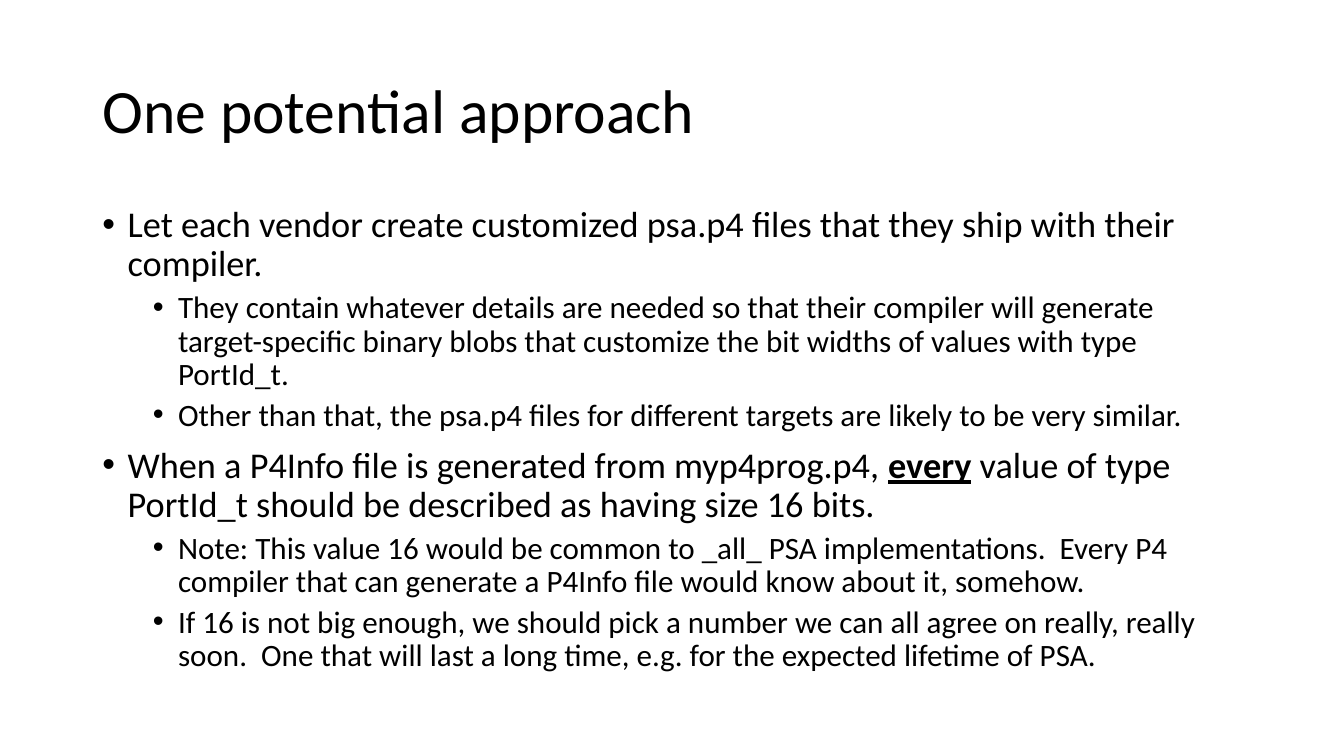
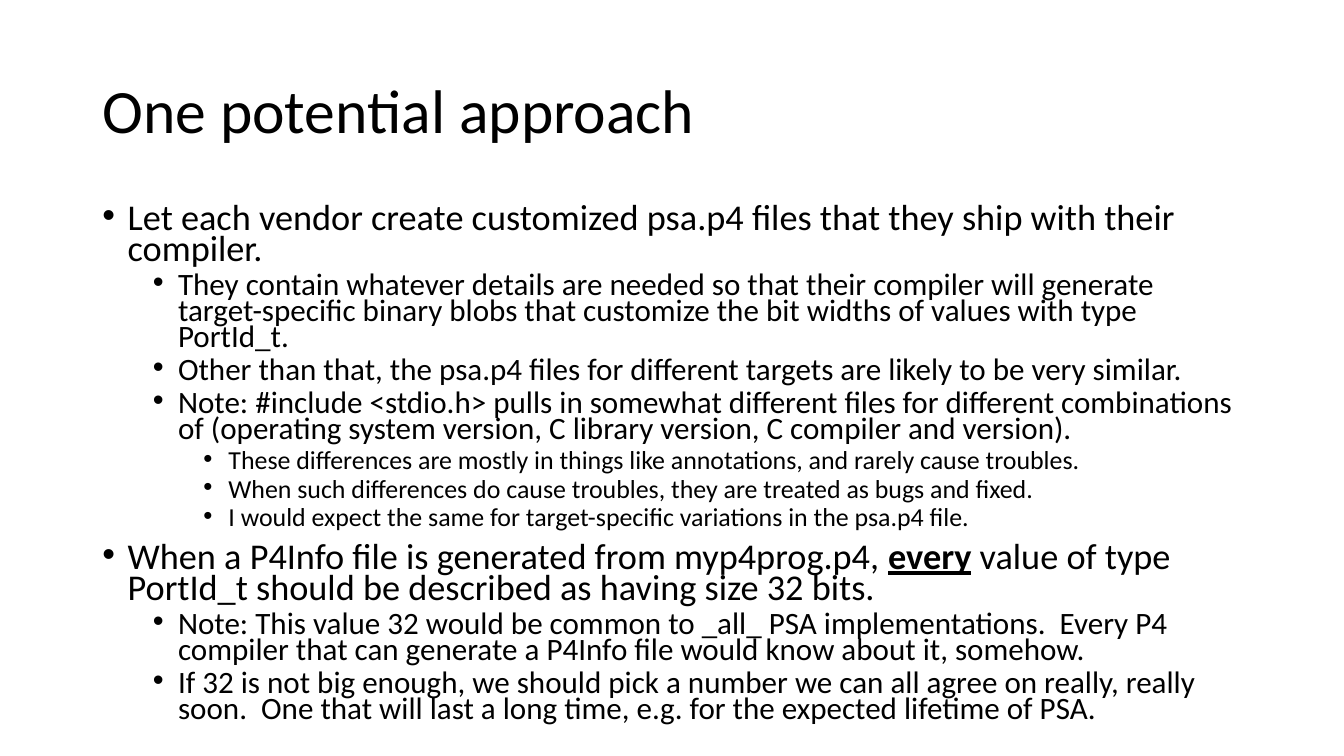
Before and after one commit to jafingerhut/p4-guide, a slide deck: slide 8 of docs/p4runtime-and-psa-target-specific-types.pptx (slide 5 before the commit). Drawn at 1344x756 pixels with LibreOffice and Linux fonts; fonts in the diff are those of the drawing. Boxes give left, top, right and bottom in pixels: in the first picture for what was removed or moved away, otherwise in the second. Text is boxed around its words. In the diff, an @@ line names an element or a change of style, - is before the commit and + after.

```diff
--- a/docs/p4runtime-and-psa-target-specific-types.pptx
+++ b/docs/p4runtime-and-psa-target-specific-types.pptx
@@ text at <box>128,204,1182,386</box>: line spacing 0.9 to 0.7 @@
@@ text at <box>128,391,1232,725</box>: text changed @@
-• When a P4Info file is generated from myp4prog.p4, every value of type PortId_t should be described as having size 16 bits.
-  • Note: This value 16 would be common to _all_ PSA implementations. Every P4 compiler that can generate a P4Info file would know about it, somehow.
-  • If 16 is not big enough, we should pick a number we can all agree on really, really soon. One that will last a long time, e.g. for the expected lifetime of PSA.
+  • Note: #include <stdio.h> pulls in somewhat different files for different combinations of (operating system version, C library version, C compiler and version).
+    • These differences are mostly in things like annotations, and rarely cause troubles.
+    • When such differences do cause troubles, they are treated as bugs and fixed.
+    • I would expect the same for target-specific variations in the psa.p4 file.
+• When a P4Info file is generated from myp4prog.p4, every value of type PortId_t should be described as having size 32 bits.
+  • Note: This value 32 would be common to _all_ PSA implementations. Every P4 compiler that can generate a P4Info file would know about it, somehow.
+  • If 32 is not big enough, we should pick a number we can all agree on really, really soon. One that will last a long time, e.g. for the expected lifetime of PSA.
```
Also in this commit, not shown: 7 other slides changed, 7 slides added.
